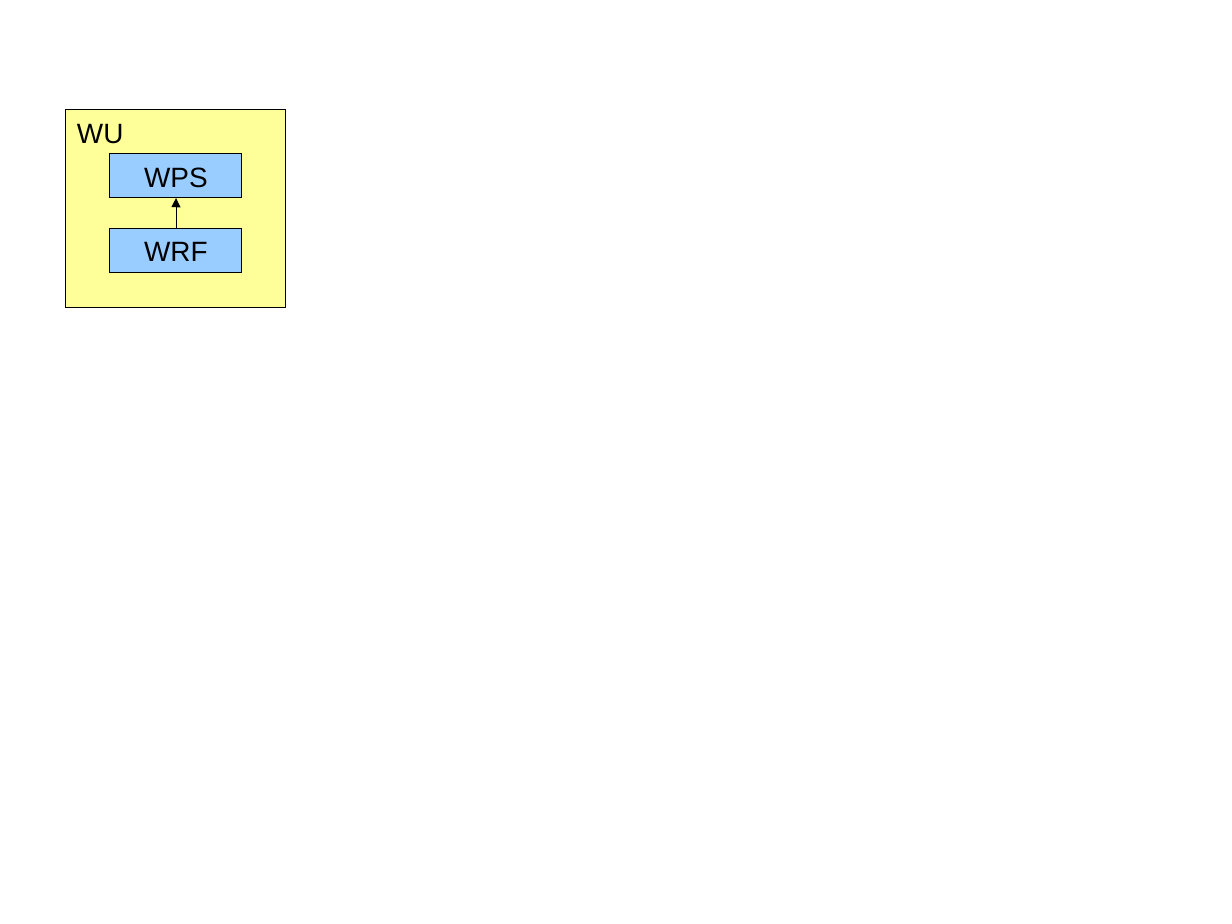
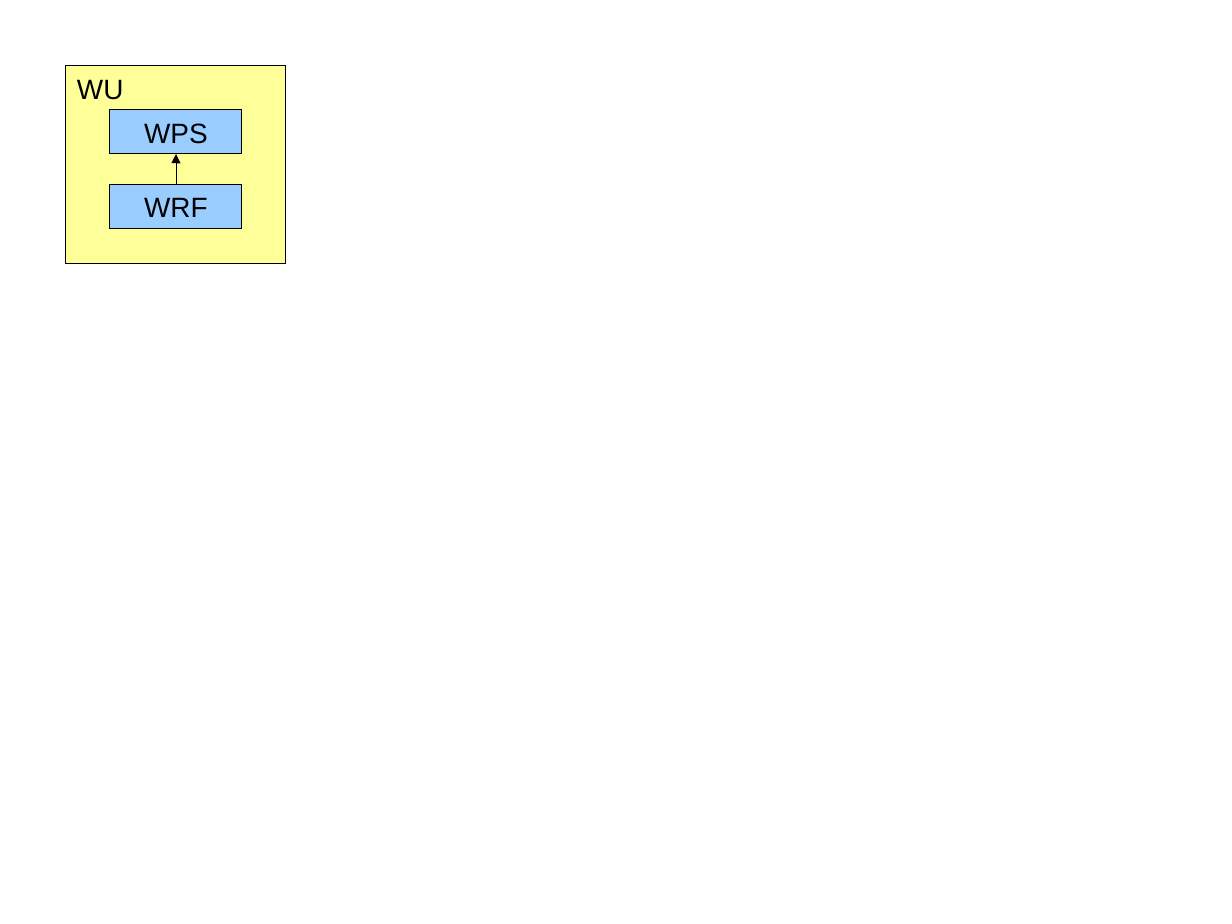
Before and after one commit to SantanderMetGroup/WRF4G, a slide deck: slide 1 of doc/esquema.odp. Drawn at 1232x924 pixels with LibreOffice and Linux fonts; fonts in the diff are those of the drawing. Boxes give left, top, right and bottom in pixels: in the first picture for what was removed or moved away, otherwise in the second. Text is boxed around its words. In the diff, an @@ line names an element or a change of style, - is before the commit and + after.

```diff
--- a/doc/esquema.odp
+++ b/doc/esquema.odp
@@ 3 rectangles, 1 elbow arrow moved together from (x1=66, y1=110, x2=286, y2=307) to (x1=66, y1=66, x2=286, y2=264) @@
```
Also in this commit, not shown: 1 slide added.
